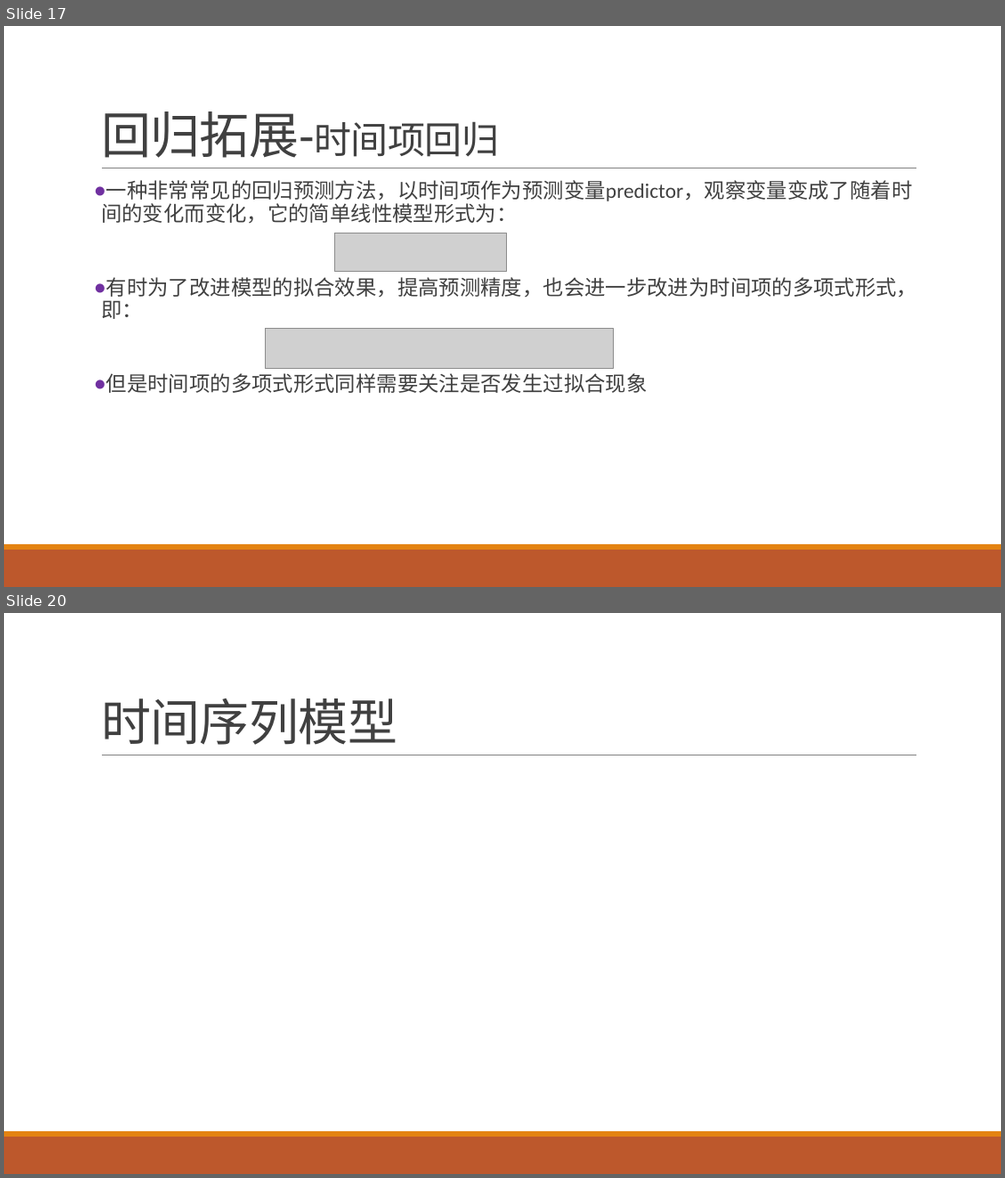
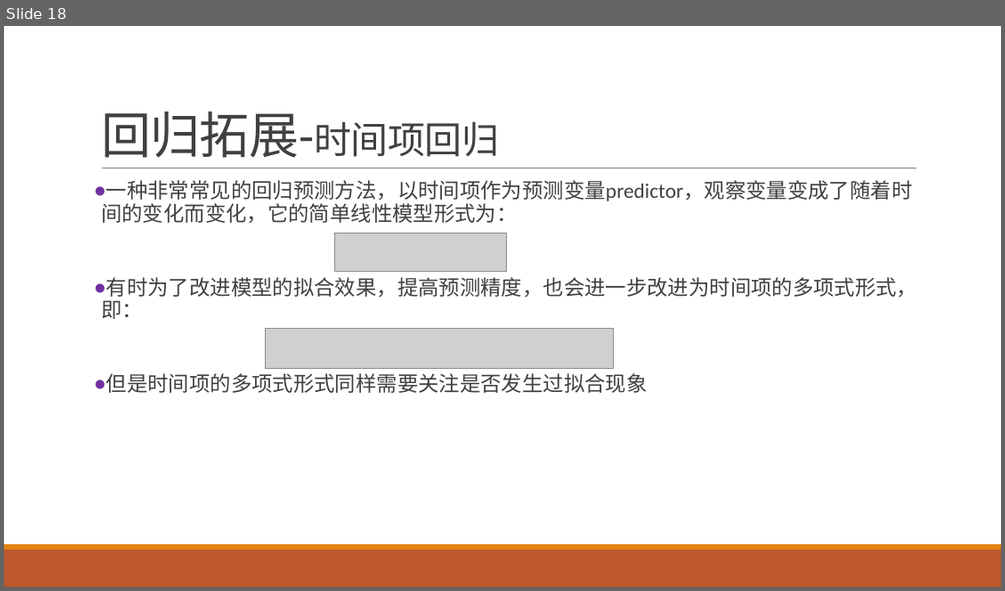
Before and after one commit to exoplanetX/DataAnalytics, a slide deck: 数据分析-7-预测.pptx. Shown one above the other, each under a label of ours: slides 17 and 20 before the commit, slide 18 after it; the slides between them are not shown. The pictures are 1005x1178 and 1005x591 pixels, drawn with LibreOffice and Linux fonts; fonts in the diff are those of the drawing; grey boxes stand for pictures. Boxes give left, top, right and bottom in pixels: in the first picture for what was removed or moved away, otherwise in the second. Text is boxed around its words. In the diff, an @@ line names an element or a change of style, - is before the commit and + after.

```diff
--- a/数据分析-7-预测.pptx
+++ b/数据分析-7-预测.pptx
@@ slide 20 removed at [4,613,1001,1174], background #FFFFFF; not listed: 3 template elements that a slide beside it also shows @@
@@ title removed at [101,698,397,745] @@
-时间序列模型
@@ what was slide 17 is now slide 18 @@
```
Also in this commit, not shown: 6 slides changed, 1 slide added.
